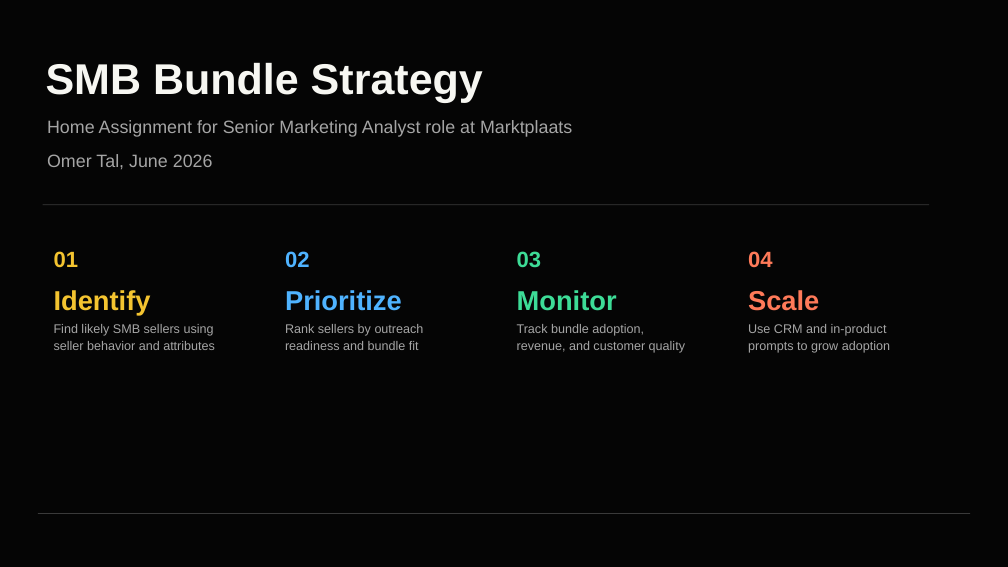
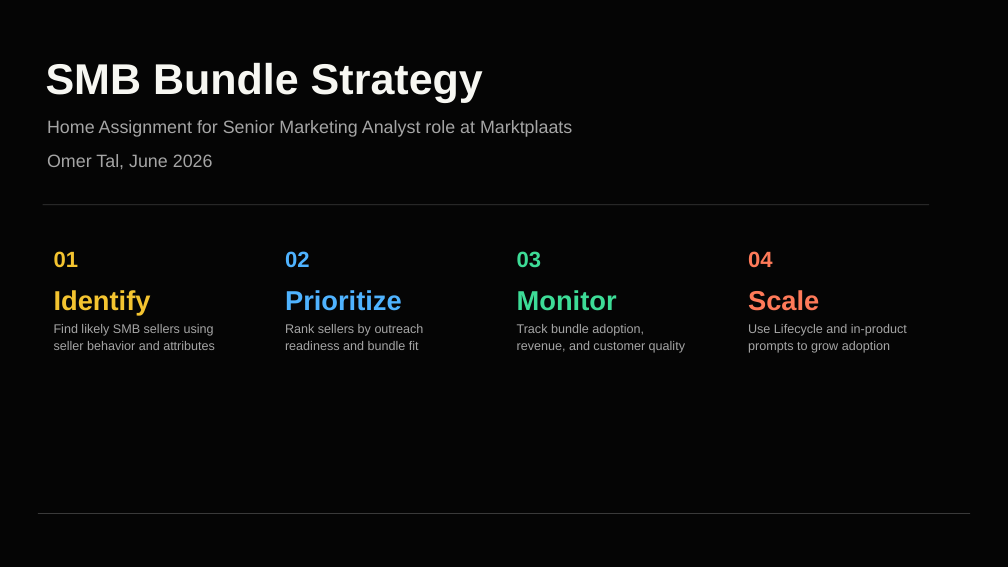
Before and after one commit to omer-t/marktplaats-assignment, a slide deck: slide 1 of deliverables/smb_bundles/smb_bundles_0_opening.pptx. Drawn at 1008x567 pixels with LibreOffice and Linux fonts; fonts in the diff are those of the drawing. Boxes give left, top, right and bottom in pixels: in the first picture for what was removed or moved away, otherwise in the second. Text is boxed around its words. In the diff, an @@ line names an element or a change of style, - is before the commit and + after.

```diff
--- a/deliverables/smb_bundles/smb_bundles_0_opening.pptx
+++ b/deliverables/smb_bundles/smb_bundles_0_opening.pptx
@@ text at bbox=[748, 324, 907, 353]: text changed @@
-Use CRM and in-product prompts to grow adoption
+Use Lifecycle and in-product prompts to grow adoption
```
Also in this commit, not shown: 7 other files.
